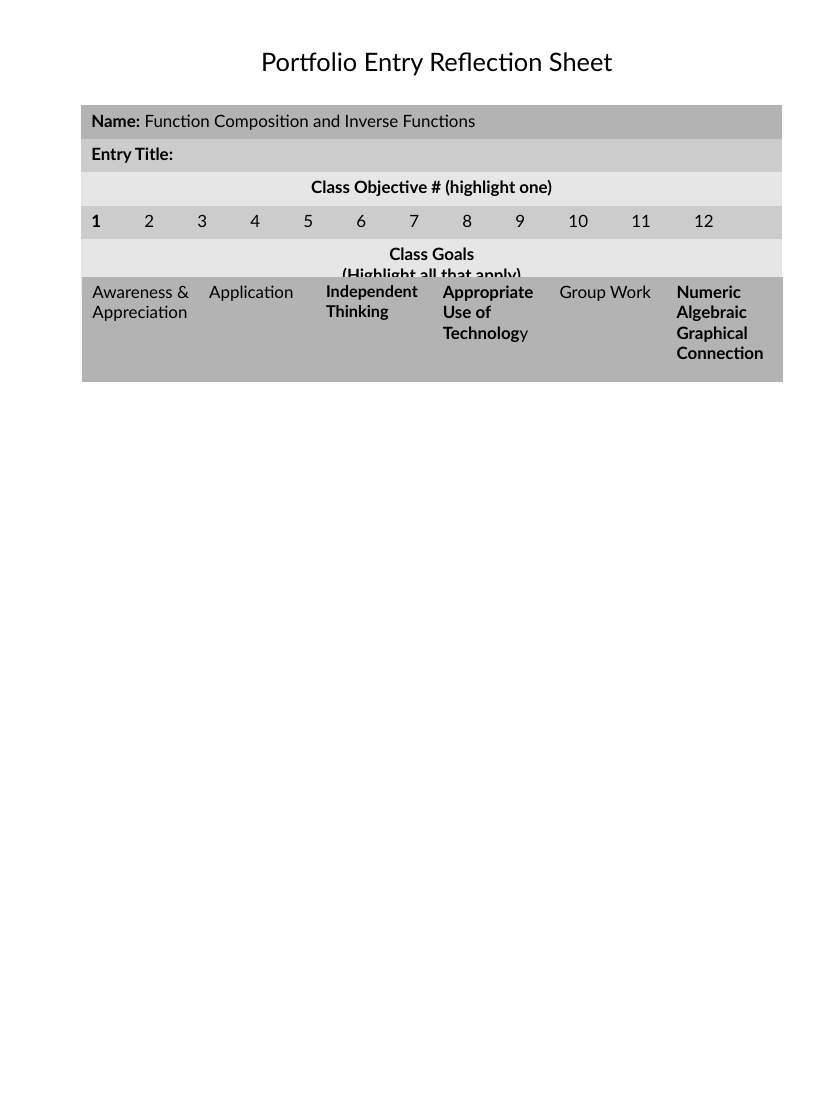
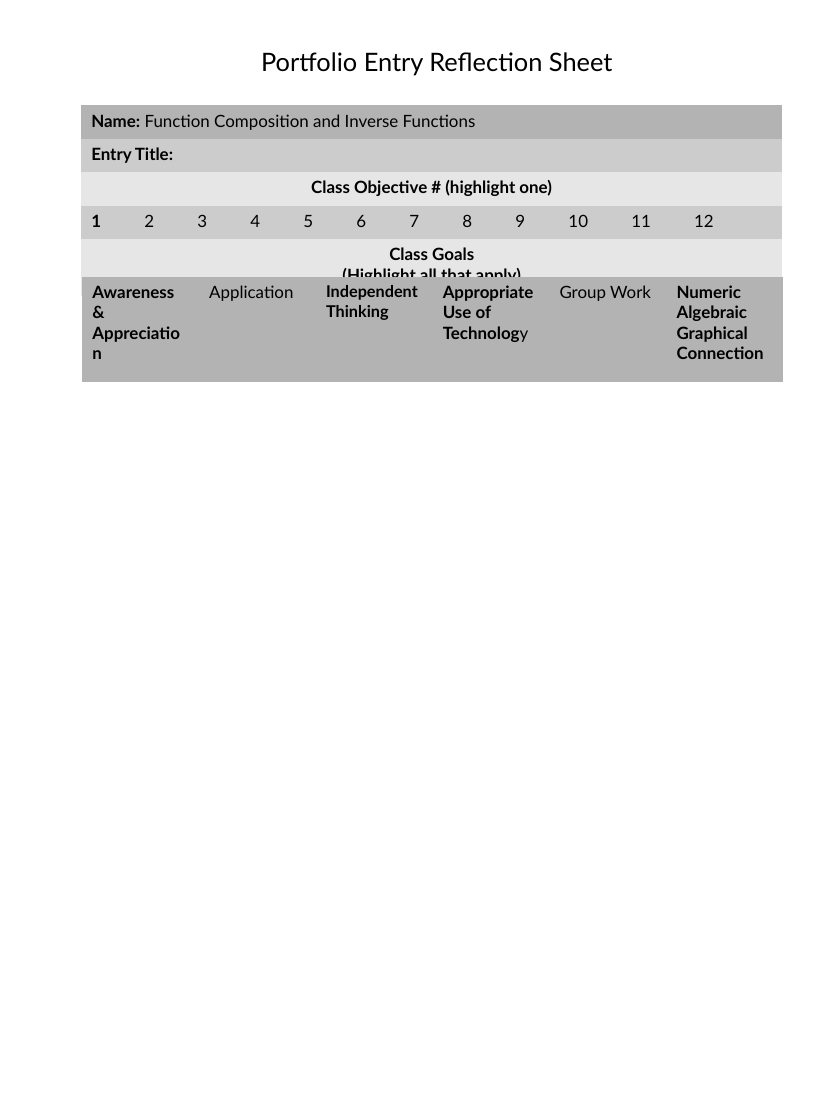
Before and after one commit to luisnaranjo733/precalc, a slide deck: slide 1 of src/objectives/reflections/1.odp. Drawn at 840x1120 pixels with LibreOffice and Linux fonts; fonts in the diff are those of the drawing. Boxes give left, top, right and bottom in pixels: in the first picture for what was removed or moved away, otherwise in the second. Text is boxed around its words. In the diff, an @@ line names an element or a change of style, - is before the commit and + after.

```diff
--- a/src/objectives/reflections/1.odp
+++ b/src/objectives/reflections/1.odp
@@ table at (x1=82, y1=276, x2=783, y2=382) @@
@@ bold on in "Awareness & Appreciation" @@
```
Also in this commit, not shown: 17 other files.
